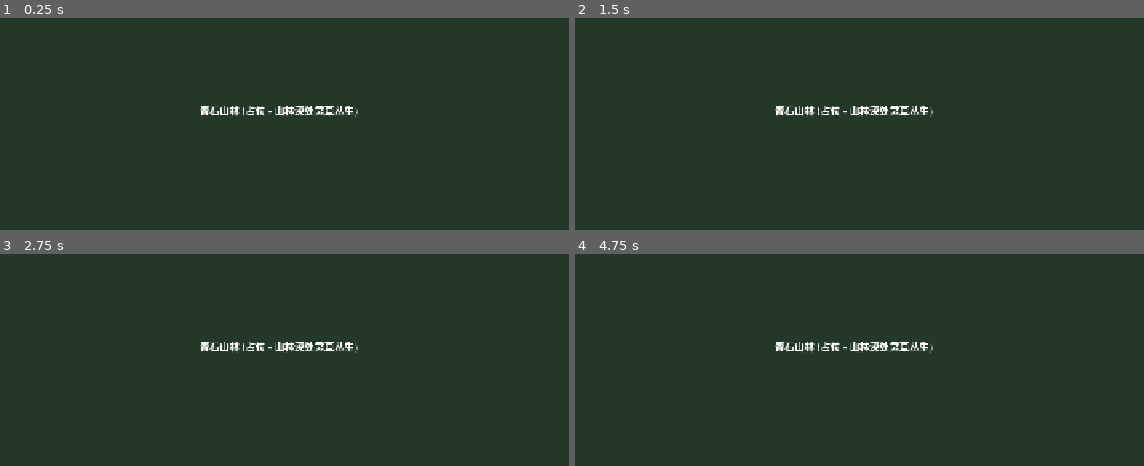
Above: before the commit, frames 1-4 (two rows, left to right).
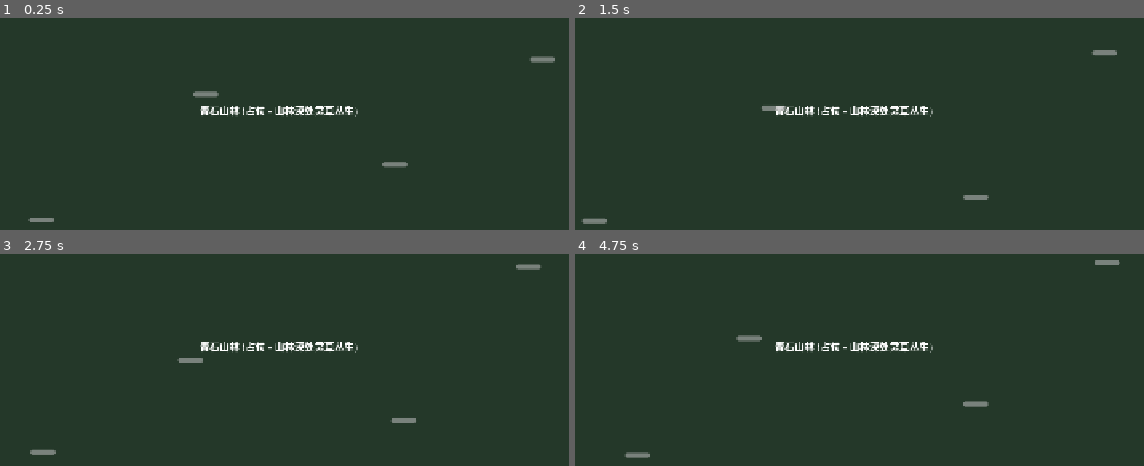
Above: after the commit, the same moments.

Repository: StarsPlanGame/Ethereia-Game
Game: Godot game, scene res://scenes/maps/QingShiForest.tscn
The game is run twice, just before and just after one commit, with the same random seed, the same clock (stepped at 60 frames per second) and the same inputs. This scene is started directly instead of the project's main scene.
Inputs (mouse positions are in pixels of both pictures, inside the frame that each line leads up to):
- Up to frame 1 (0.25 s): no input
- Up to frame 2 (1.5 s): tap Enter at 0.5 s; move the mouse to (1013, 94) at 0.52 s; hold D (move_right) 0.53-1.28 s; tap J (attack) at 0.6, 1.35 s; click (1013, 94) at 0.67 s; move the mouse to (677, 138) at 1.27 s; hold S (move_down) from 1.28 s (still down)
- Up to frame 3 (2.75 s): move the mouse to (341, 254) at 2.02 s; release S (move_down) at 2.03 s; hold D (move_right) from 2.03 s (still down); tap E (interact) at 2.1 s; tap J (attack) at 2.3 s
- Up to frame 4 (4.75 s): move the mouse to (796, 442) at 2.77 s; release D (move_right) at 2.78 s; hold W (move_up) 2.78-3.53 s; tap Q (open_quest) at 2.85 s; click (796, 442) at 2.92 s; tap J (attack) at 3.05, 3.6, 4.35 s; tap Space at 3.5 s; move the mouse to (1075, 421) at 3.52 s; hold A (move_left) from 3.53 s (still down); move the mouse to (597, 285) at 4.27 s

The runs differ from the first frame. In frame 1, 0.5% of the frame differs, in the area x 4-98%, y 17-97%; in frame 2, 0.4%; in frame 3, 0.4%; in frame 4, 0.5%, in the area x 8-96%, y 2-97%.

Commit message:
feat: 新增敌人系统、玩家战斗优化与青石森林怪物部署
1.  新增完整敌人基类、AI状态机、掉落组件与伤害解析工具
2.  优化玩家HitBox碰撞与战斗判定逻辑，支持朝向适配
3.  在青石森林场景添加四只山地狼敌人

Diff:
--- /dev/null
+++ b/scenes/enemies/EnemyBase.tscn
@@ -0,0 +1,68 @@
+[gd_scene load_steps=5 format=3]
+
+[ext_resource type="Script" path="res://scripts/enemies/EnemyBase.gd" id="1_enemy"]
+[ext_resource type="Script" path="res://scripts/enemies/EnemyAI.gd" id="2_ai"]
+[ext_resource type="Script" path="res://scripts/enemies/DropComponent.gd" id="3_drop"]
+
+[sub_resource type="RectangleShape2D" id="RectangleShape2D_body"]
+size = Vector2(32, 28)
+
+[sub_resource type="RectangleShape2D" id="RectangleShape2D_hurtbox"]
+size = Vector2(32, 28)
+
+[sub_resource type="RectangleShape2D" id="RectangleShape2D_hitbox"]
+size = Vector2(30, 24)
+
+[sub_resource type="CircleShape2D" id="CircleShape2D_detection"]
+radius = 200.0
+
+[node name="EnemyBase" type="CharacterBody2D"]
+collision_layer = 2
+collision_mask = 0
+script = ExtResource("1_enemy")
+
+[node name="Sprite2D" type="Sprite2D" parent="."]
+centered = true
+
+[node name="AnimationPlayer" type="AnimationPlayer" parent="."]
+
+[node name="CollisionShape2D" type="CollisionShape2D" parent="."]
+shape = SubResource("RectangleShape2D_body")
+
+[node name="HurtBox" type="Area2D" parent="."]
+collision_layer = 64
+collision_mask = 128
+
+[node name="HurtBoxShape" type="CollisionShape2D" parent="HurtBox"]
+shape = SubResource("RectangleShape2D_hurtbox")
+
+[node name="HitBox" type="Area2D" parent="."]
+collision_layer = 256
+collision_mask = 32
+monitoring = false
+
+[node name="HitBoxShape" type="CollisionShape2D" parent="HitBox"]
+position = Vector2(20, 0)
+shape = SubResource("RectangleShape2D_hitbox")
+
+[node name="DetectionArea" type="Area2D" parent="."]
+collision_layer = 0
+collision_mask = 1
+
+[node name="DetectionShape" type="CollisionShape2D" parent="DetectionArea"]
+shape = SubResource("CircleShape2D_detection")
+
+[node name="AI" type="Node" parent="."]
+script = ExtResource("2_ai")
+
+[node name="Drop" type="Node" parent="."]
+script = ExtResource("3_drop")
+
+[node name="HealthBar" type="ProgressBar" parent="."]
+offset_left = -20.0
+offset_top = -30.0
+offset_right = 20.0
+offset_bottom = -22.0
+max_value = 30.0
+value = 30.0
+show_percentage = false
--- /dev/null
+++ b/scenes/enemies/Wolf.tscn
@@ -0,0 +1,14 @@
+[gd_scene load_steps=2 format=3]
+
+[ext_resource type="PackedScene" path="res://scenes/enemies/EnemyBase.tscn" id="1_base"]
+
+[node name="Wolf" instance=ExtResource("1_base")]
+enemy_id = "enemy_mountain_wolf"
+
+[node name="Sprite2D" parent="." index="0"]
+modulate = Color(0.7, 0.6, 0.5, 1)
+
+[node name="AI" parent="." index="5"]
+chase_range = 200.0
+attack_range = 30.0
+attack_cooldown = 1.5
--- a/scenes/maps/QingShiForest.tscn
+++ b/scenes/maps/QingShiForest.tscn
@@ -1,8 +1,9 @@
-[gd_scene load_steps=5 format=3]
+[gd_scene load_steps=6 format=3]
 
 [ext_resource type="Script" path="res://scripts/core/EmptyMap.gd" id="1_map"]
 [ext_resource type="Script" path="res://scripts/interactables/TransferPoint.gd" id="2_tp"]
 [ext_resource type="Script" path="res://scripts/interactables/GatherNode.gd" id="3_gather"]
+[ext_resource type="PackedScene" path="res://scenes/enemies/Wolf.tscn" id="4_wolf"]
 
 [sub_resource type="RectangleShape2D" id="RectangleShape2D_tp"]
 size = Vector2(40, 80)
@@ -97,3 +98,17 @@
 
 [node name="CollisionShape2D" type="CollisionShape2D" parent="GatherNodes/SpiritGrass3"]
 shape = SubResource("CircleShape2D_gather")
+
+[node name="Enemies" type="Node2D" parent="."]
+
+[node name="Wolf1" parent="Enemies" instance=ExtResource("4_wolf")]
+position = Vector2(550, 350)
+
+[node name="Wolf2" parent="Enemies" instance=ExtResource("4_wolf")]
+position = Vector2(850, 450)
+
+[node name="Wolf3" parent="Enemies" instance=ExtResource("4_wolf")]
+position = Vector2(1100, 300)
+
+[node name="Wolf4" parent="Enemies" instance=ExtResource("4_wolf")]
+position = Vector2(300, 550)
--- a/scenes/player/Player.tscn
+++ b/scenes/player/Player.tscn
@@ -14,6 +14,9 @@
 
 [sub_resource type="RectangleShape2D" id="RectangleShape2D_hurtbox"]
 size = Vector2(28, 36)
+
+[sub_resource type="RectangleShape2D" id="RectangleShape2D_hitbox"]
+size = Vector2(40, 30)
 
 [node name="Player" type="CharacterBody2D"]
 collision_layer = 1
@@ -49,15 +52,17 @@
 shape = SubResource("CircleShape2D_interact")
 
 [node name="HitBox" type="Area2D" parent="."]
-collision_layer = 256
+collision_layer = 128
 collision_mask = 64
 monitoring = false
 
 [node name="HitBoxShape" type="CollisionShape2D" parent="HitBox"]
+position = Vector2(30, 0)
+shape = SubResource("RectangleShape2D_hitbox")
 
 [node name="HurtBox" type="Area2D" parent="."]
 collision_layer = 32
-collision_mask = 512
+collision_mask = 256
 
 [node name="HurtBoxShape" type="CollisionShape2D" parent="HurtBox"]
 shape = SubResource("RectangleShape2D_hurtbox")
--- /dev/null
+++ b/scripts/enemies/DropComponent.gd
@@ -0,0 +1,42 @@
+##======================================================
+## DropComponent.gd - 敌人掉落组件
+## 挂载：EnemyBase.tscn 上的 Node 子节点（Drop）
+## 职责：敌人死亡时按数据表配置掉落道具
+## 关联文档：02_TDD_TECHNICAL_DESIGN.md §4.6 / 08_DATA_SCHEMA.md §4
+##======================================================
+extends Node
+class_name DropComponent
+
+# ======== 掉落表配置 ========
+## 直接在节点上配置（覆盖数据表），格式同 enemies.json 的 drops 字段
+@export var custom_drops: Array = []
+## 是否使用数据表中的掉落配置（默认 true）
+@export var use_data_table: bool = true
+
+# ======== 掉落逻辑 ========
+func drop_loot() -> void:
+	var drops: Array = _get_drops()
+	for drop in drops:
+		var item_id: String = drop.get("item_id", "")
+		var chance: float = drop.get("chance", 1.0)
+		var amount: int = drop.get("amount", 1)
+		if item_id == "":
+			continue
+		# 概率判定
+		if randf() > chance:
+			continue
+		# 直接加入背包（第一部分简化：无地面掉落物）
+		InventorySystem.add_item(item_id, amount)
+		var item_name: String = DataManager.get_item(item_id).get("name", item_id)
+		EventBus.notification_shown.emit("获得 %s × %d" % [item_name, amount])
+
+## 获取有效掉落表
+func _get_drops() -> Array:
+	if not use_data_table and not custom_drops.is_empty():
+		return custom_drops
+	# 从敌人数据表读取
+	var enemy: Node = get_parent()
+	if enemy == null or not ("enemy_id" in enemy):
+		return []
+	var data: Dictionary = DataManager.get_enemy(enemy.enemy_id)
+	return data.get("drops", [])
--- /dev/null
+++ b/scripts/enemies/EnemyAI.gd
@@ -0,0 +1,151 @@
+##======================================================
+## EnemyAI.gd - 敌人 AI 状态机
+## 挂载：EnemyBase.tscn 上的 Node 子节点（AI）
+## 职责：根据状态机驱动敌人行为（待机/巡逻/追击/攻击）
+## 关联文档：01_GDD_GAME_DESIGN.md §3.4 敌人 AI / 05_SYSTEM_DESIGN.md §7.2
+##======================================================
+extends Node
+class_name EnemyAI
+
+# ======== 状态枚举 ========
+enum State {
+	IDLE,       # 待机
+	PATROL,     # 巡逻
+	CHASE,      # 追击
+	ATTACK,     # 攻击
+	RETURN      # 返回出生点
+}
+
+# ======== 配置参数 ========
+@export var initial_state: int = State.PATROL
+@export var patrol_radius: float = 80.0       # 巡逻半径
+@export var chase_range: float = 200.0        # 追击触发范围
+@export var attack_range: float = 30.0        # 攻击范围
+@export var attack_cooldown: float = 1.5      # 攻击间隔
+@export var return_range: float = 400.0       # 超出此距离返回出生点
+
+# ======== 运行时状态 ========
+var enemy: EnemyBase = null
+var current_state: int = State.IDLE
+var home_position: Vector2 = Vector2.ZERO
+var _attack_timer: float = 0.0
+var _idle_timer: float = 0.0
+var _idle_duration: float = 1.0
+var _patrol_target: Vector2 = Vector2.ZERO
+
+# ======== 初始化 ========
+func initialize(host: EnemyBase) -> void:
+	enemy = host
+	current_state = initial_state
+	home_position = enemy.global_position
+	_pick_new_patrol_target()
+
+# ======== 主更新 ========
+func update(delta: float) -> void:
+	if enemy == null or enemy.is_dead:
+		return
+	if _attack_timer > 0:
+		_attack_timer -= delta
+	match current_state:
+		State.IDLE:
+			_process_idle(delta)
+		State.PATROL:
+			_process_patrol(delta)
+		State.CHASE:
+			_process_chase(delta)
+		State.ATTACK:
+			_process_attack(delta)
+		State.RETURN:
+			_process_return(delta)
+
+# ======== 状态处理 ========
+func _process_idle(delta: float) -> void:
+	enemy.velocity = Vector2.ZERO
+	_idle_timer -= delta
+	if _idle_timer <= 0:
+		current_state = State.PATROL
+		_pick_new_patrol_target()
+	_check_player_detection()
+
+func _process_patrol(delta: float) -> void:
+	# 朝巡逻点移动
+	var to_target: Vector2 = _patrol_target - enemy.global_position
+	var dist: float = to_target.length()
+	if dist < 10.0:
+		# 到达巡逻点，转待机
+		current_state = State.IDLE
+		_idle_timer = _idle_duration
+		_idle_duration = randf_range(0.8, 2.0)
+		enemy.velocity = Vector2.ZERO
+		return
+	enemy.velocity = to_target.normalized() * enemy.move_speed * 0.5  # 巡逻速度减半
+	_update_facing(enemy.velocity)
+	_check_player_detection()
+
+func _process_chase(delta: float) -> void:
+	var player: Node2D = enemy.get_player_in_range()
+	if player == null:
+		# 丢失目标，返回
+		current_state = State.RETURN
+		return
+	# 超出追击范围太远，返回
+	if enemy.global_position.distance_to(home_position) > return_range:
+		current_state = State.RETURN
+		return
+	# 进入攻击范围，转攻击
+	var dist_to_player: float = enemy.global_position.distance_to(player.global_position)
+	if dist_to_player <= attack_range:
+		current_state = State.ATTACK
+		enemy.velocity = Vector2.ZERO
+		return
+	# 朝玩家移动
+	var dir: Vector2 = (player.global_position - enemy.global_position).normalized()
+	enemy.velocity = dir * enemy.move_speed
+	_update_facing(dir)
+
+func _process_attack(delta: float) -> void:
+	enemy.velocity = Vector2.ZERO
+	var player: Node2D = enemy.get_player_in_range()
+	if player == null:
+		current_state = State.PATROL
+		return
+	var dist: float = enemy.global_position.distance_to(player.global_position)
+	if dist > attack_range * 1.2:
+		current_state = State.CHASE
+		return
+	# 攻击冷却结束，发起攻击
+	if _attack_timer <= 0:
+		_attack_timer = attack_cooldown
+		enemy.enable_hitbox(0.3)
+
+func _process_return(delta: float) -> void:
+	var to_home: Vector2 = home_position - enemy.global_position
+	var dist: float = to_home.length()
+	if dist < 10.0:
+		current_state = State.IDLE
+		_idle_timer = _idle_duration
+		enemy.velocity = Vector2.ZERO
+		return
+	enemy.velocity = to_home.normalized() * enemy.move_speed
+	_update_facing(enemy.velocity)
+
+# ======== 辅助 ========
+func _check_player_detection() -> void:
+	var player: Node2D = enemy.get_player_in_range()
+	if player != null:
+		var dist: float = enemy.global_position.distance_to(player.global_position)
+		if dist <= chase_range:
+			current_state = State.CHASE
+
+func _pick_new_patrol_target() -> void:
+	var angle: float = randf() * TAU
+	var radius: float = randf() * patrol_radius
+	_patrol_target = home_position + Vector2(cos(angle), sin(angle)) * radius
+
+func _update_facing(velocity: Vector2) -> void:
+	if enemy.sprite == null:
+		return
+	if velocity.x < 0:
+		enemy.sprite.flip_h = true
+	elif velocity.x > 0:
+		enemy.sprite.flip_h = false
--- /dev/null
+++ b/scripts/enemies/EnemyBase.gd
@@ -0,0 +1,146 @@
+##======================================================
+## EnemyBase.gd - 敌人基类
+## 挂载：EnemyBase.tscn 根节点（CharacterBody2D）
+## 职责：维护敌人 HP/属性/受击/死亡，集成 AI 与掉落组件
+## 关联文档：01_GDD_GAME_DESIGN.md §3 战斗系统 / 05_SYSTEM_DESIGN.md §7
+##======================================================
+extends CharacterBody2D
+class_name EnemyBase
+
+# ======== 数据驱动属性（从 enemies.json 加载）========
+@export var enemy_id: String = ""        # 敌人数据 ID
+var enemy_name: String = ""
+var max_hp: int = 30
+var current_hp: int = 30
+var attack: int = 8
+var defense: int = 2
+var move_speed: float = 100.0
+var exp_reward: int = 5
+var is_boss: bool = false
+
+# ======== 内部状态 ========
+var is_dead: bool = false
+var _invulnerable_timer: float = 0.0  # 受击后短暂无敌（防穿模连击）
+
+# ======== 组件引用 ========
+@onready var sprite: Sprite2D = $Sprite2D
+@onready var anim_player: AnimationPlayer = $AnimationPlayer
+@onready var hurtbox: Area2D = $HurtBox
+@onready var hitbox: Area2D = $HitBox
+@onready var detection_area: Area2D = $DetectionArea
+@onready var ai: Node = $AI
+@onready var drop_component: Node = $Drop
+@onready var health_bar: ProgressBar = $HealthBar
+
+# ======== 生命周期 ========
+func _ready() -> void:
+	add_to_group("enemy")
+	# 从数据表加载属性
+	if enemy_id != "":
+		_load_from_data(enemy_id)
+	# HurtBox 加入组便于玩家 HitBox 识别
+	if hurtbox != null:
+		hurtbox.add_to_group("enemy_hurtbox")
+	# HitBox 加入组便于玩家 HurtBox 识别
+	if hitbox != null:
+		hitbox.add_to_group("enemy_hitbox")
+		hitbox.monitoring = false  # 默认关闭，AI 攻击时启用
+	# 初始化血条
+	if health_bar != null:
+		health_bar.max_value = max_hp
+		health_bar.value = current_hp
+	# 初始化 AI
+	if ai != null and ai.has_method("initialize"):
+		ai.initialize(self)
+
+func _physics_process(delta: float) -> void:
+	if is_dead:
+		return
+	if _invulnerable_timer > 0:
+		_invulnerable_timer -= delta
+	# AI 驱动移动
+	if ai != null and ai.has_method("update"):
+		ai.update(delta)
+	move_and_slide()
+
+# ======== 数据加载 ========
+func _load_from_data(id: String) -> void:
+	var data: Dictionary = DataManager.get_enemy(id)
+	if data.is_empty():
+		push_warning("[Enemy] 敌人数据不存在: %s" % id)
+		return
+	enemy_name = data.get("name", id)
+	max_hp = data.get("hp", 30)
+	current_hp = max_hp
+	attack = data.get("attack", 8)
+	defense = data.get("defense", 2)
+	move_speed = data.get("move_speed", 100)
+	exp_reward = data.get("exp", 5)
+	is_boss = data.get("is_boss", false)
+
+# ======== 受击接口 ========
+func take_damage(dmg: int) -> void:
+	if is_dead:
+		return
+	if _invulnerable_timer > 0:
+		return
+	current_hp = max(0, current_hp - dmg)
+	_invulnerable_timer = 0.2  # 200ms 无敌
+	# 更新血条
+	if health_bar != null:
+		health_bar.value = current_hp
+	_play_hit_effect()
+	if current_hp <= 0:
+		die()
+
+func _play_hit_effect() -> void:
+	# 简单受击闪红
+	if sprite != null:
+		sprite.modulate = Color(1, 0.3, 0.3)
+		await get_tree().create_timer(0.1).timeout
+		if sprite != null:
+			sprite.modulate = Color(1, 1, 1)
+
+# ======== 死亡 ========
+func die() -> void:
+	if is_dead:
+		return
+	is_dead = true
+	# 触发掉落
+	if drop_component != null and drop_component.has_method("drop_loot"):
+		drop_component.drop_loot()
+	# 通知任务系统
+	EventBus.enemy_killed.emit(enemy_id)
+	# 隐藏 HitBox/HurtBox 避免死后触发
+	if hitbox != null:
+		hitbox.monitoring = false
+	if hurtbox != null:
+		hurtbox.monitoring = false
+	# 死亡淡出
+	if sprite != null:
+		var tw: Tween = create_tween()
+		tw.tween_property(sprite, "modulate:a", 0.0, 0.5)
+		tw.tween_callback(queue_free)
+
+# ======== 攻击辅助 ========
+## AI 调用：启用 HitBox 一段时间进行攻击判定
+func enable_hitbox(duration: float = 0.3) -> void:
+	if is_dead or hitbox == null:
+		return
+	hitbox.monitoring = true
+	await get_tree().create_timer(duration).timeout
+	if hitbox != null:
+		hitbox.monitoring = false
+
+# ======== 玩家检测 ========
+## 获取检测区域内最近的玩家
+func get_player_in_range() -> Node2D:
+	if detection_area == null:
+		return null
+	var bodies: Array = detection_area.get_overlapping_bodies()
+	var player: Node2D = null
+	for body in bodies:
+		if body.is_in_group("player"):
+			if player == null or global_position.distance_to(body.global_position) < global_position.distance_to(player.global_position):
+				player = body
+	return player
--- a/scripts/player/PlayerCombat.gd
+++ b/scripts/player/PlayerCombat.gd
@@ -1,7 +1,7 @@
 ##======================================================
 ## PlayerCombat.gd - 玩家战斗组件
 ## 挂载：Player.tscn 上的 Node 子节点（Combat）
-## 职责：处理攻击输入、伤害结算、HitBox/HurtBox 管理
+## 职责：处理攻击输入、HitBox 朝向调整、伤害结算
 ## 关联文档：01_GDD_GAME_DESIGN.md §3 战斗系统 / 05_SYSTEM_DESIGN.md §5
 ##======================================================
 extends Node
@@ -11,16 +11,26 @@
 @onready var stats: PlayerStats = parent.get_node("Stats")
 @onready var hitbox: Area2D = parent.get_node_or_null("HitBox")
 @onready var hurtbox: Area2D = parent.get_node_or_null("HurtBox")
+@onready var hitbox_shape: CollisionShape2D = hitbox.get_node_or_null("HitBoxShape") if hitbox != null else null
 
 # ======== 战斗状态 ========
 var is_attacking: bool = false
 var attack_combo_index: int = 0
 var attack_cooldown: float = 0.0
+## 本次攻击已经命中过的敌人（防止单次攻击多次伤害）
+var _hit_targets: Array = []
+
+# ======== 攻击参数 ========
+const ATTACK_DURATION: float = 0.25  # 攻击判定持续时间
+const ATTACK_COOLDOWN: float = 0.4   # 攻击间隔
+const HITBOX_OFFSET: float = 30.0    # HitBox 距离玩家中心的偏移
 
 # ======== 生命周期 ========
 func _ready() -> void:
 	if hurtbox != null:
 		hurtbox.area_entered.connect(_on_hurtbox_area_entered)
+	if hitbox != null:
+		hitbox.area_entered.connect(_on_hitbox_area_entered)
 
 func _process(delta: float) -> void:
 	if attack_cooldown > 0:
@@ -35,28 +45,63 @@
 	if attack_cooldown > 0:
 		return
 	is_attacking = true
-	attack_cooldown = 0.4  # 攻击间隔（秒）
-	# TODO: 启用 HitBox、播放攻击动画
-	# 攻击结束后通过动画事件复位 is_attacking
+	attack_cooldown = ATTACK_COOLDOWN
+	_hit_targets.clear()
+	# 根据朝向调整 HitBox 位置
+	_update_hitbox_position()
+	# 启用 HitBox 监测
 	if hitbox != null:
 		hitbox.monitoring = true
-	# 模拟攻击持续时间
-	await get_tree().create_timer(0.2).timeout
+	# 攻击持续时间内保持判定
+	await get_tree().create_timer(ATTACK_DURATION).timeout
 	if hitbox != null:
 		hitbox.monitoring = false
 	is_attacking = false
+
+## 根据玩家朝向调整 HitBox 形状位置
+func _update_hitbox_position() -> void:
+	if hitbox_shape == null:
+		return
+	match parent.facing:
+		PlayerController.Facing.RIGHT:
+			hitbox_shape.position = Vector2(HITBOX_OFFSET, 0)
+		PlayerController.Facing.LEFT:
+			hitbox_shape.position = Vector2(-HITBOX_OFFSET, 0)
+		PlayerController.Facing.DOWN:
+			hitbox_shape.position = Vector2(0, HITBOX_OFFSET)
+		PlayerController.Facing.UP:
+			hitbox_shape.position = Vector2(0, -HITBOX_OFFSET)
 
 ## 计算伤害：max(1, atk + skill_dmg - def)
 func calculate_damage(target_defense: int, skill_damage: int = 0) -> int:
 	return max(1, stats.attack + skill_damage - target_defense)
 
+# ======== HitBox 命中敌人 ========
+func _on_hitbox_area_entered(area: Area2D) -> void:
+	# 命中敌人的 HurtBox（layer 7 = enemy_hurtbox）
+	if not area.is_in_group("enemy_hurtbox"):
+		return
+	# 防止同一攻击多次命中同一敌人
+	if area in _hit_targets:
+		return
+	_hit_targets.append(area)
+	# 取敌人节点（HurtBox 的父节点）
+	var enemy: Node = area.get_parent()
+	if enemy == null or not enemy.has_method("take_damage"):
+		return
+	var dmg: int = calculate_damage(enemy.defense if "defense" in enemy else 0)
+	enemy.take_damage(dmg)
+
 # ======== 受击 ========
 func _on_hurtbox_area_entered(area: Area2D) -> void:
-	# 命中本玩家的 area 应在 enemy_hitbox 层
+	# 命中本玩家的 area 应在 enemy_hitbox 层（layer 9）
 	if not area.is_in_group("enemy_hitbox"):
 		return
-	# TODO: 从 enemy 取实际伤害值，暂用占位 10
+	# 从 enemy_hitbox 节点向上找到敌人节点，取其攻击力
+	var enemy: Node = area.get_parent()
 	var incoming_dmg: int = 10
+	if enemy != null and "attack" in enemy:
+		incoming_dmg = enemy.attack
 	stats.take_damage(incoming_dmg)
 
 # ======== 技能 ========
--- /dev/null
+++ b/scripts/systems/DamageResolver.gd
@@ -0,0 +1,16 @@
+##======================================================
+## DamageResolver.gd - 伤害计算工具
+## 挂载：无（静态工具类，直接调用静态方法）
+## 职责：统一伤害计算公式，支持暴击/格挡扩展
+## 关联文档：01_GDD_GAME_DESIGN.md §3.3 伤害公式
+##======================================================
+class_name DamageResolver
+
+## 计算物理伤害：max(1, atk - def)
+## 第一部分简化版，无暴击/格挡
+static func calculate_physical_damage(attack: int, defense: int) -> int:
+	return max(1, attack - defense)
+
+## 计算技能伤害：max(1, atk + skill_dmg - def)
+static func calculate_skill_damage(attack: int, skill_damage: int, defense: int) -> int:
+	return max(1, attack + skill_damage - defense)
Not shown, added: scripts/enemies/DropComponent.gd.uid
Not shown, added: scripts/enemies/EnemyAI.gd.uid
Not shown, added: scripts/enemies/EnemyBase.gd.uid
Not shown, added: scripts/systems/DamageResolver.gd.uid
